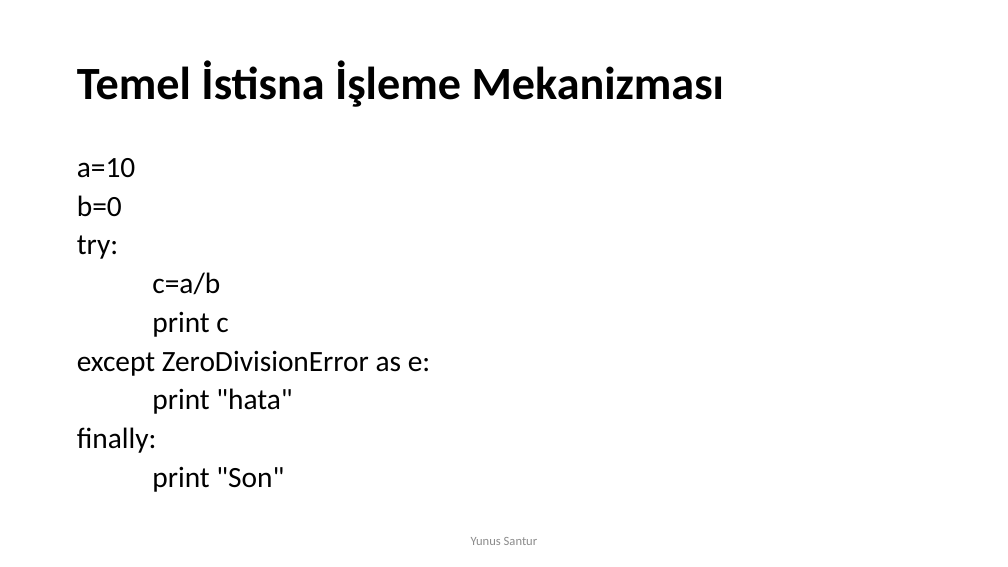
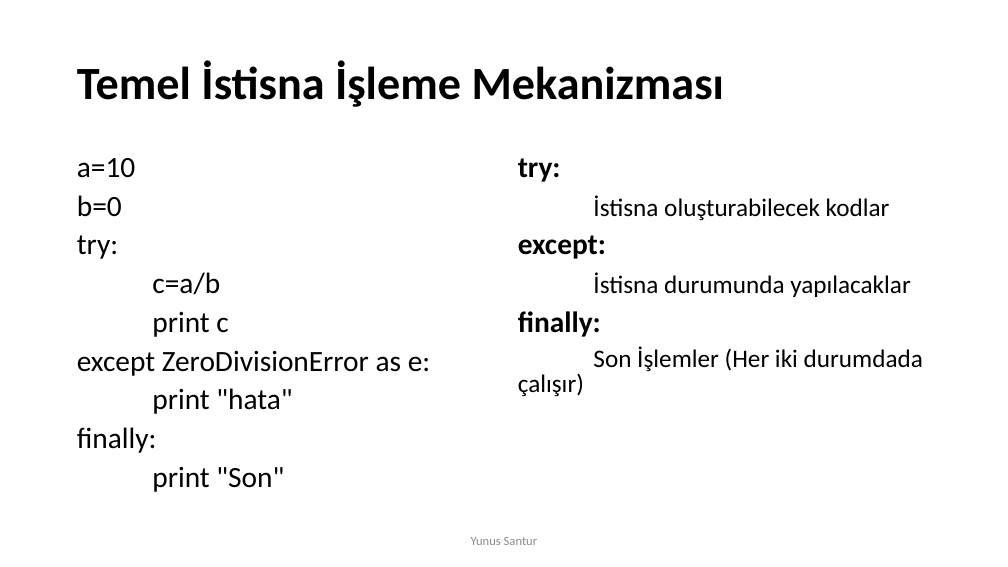
Before and after one commit to caresiz/AlgoritmaProgramlama2, a slide deck: slide 19 of H3/H3.pptx (slide 20 before the commit). Drawn at 1008x567 pixels with LibreOffice and Linux fonts; fonts in the diff are those of the drawing. Boxes give left, top, right and bottom in pixels: in the first picture for what was removed or moved away, otherwise in the second. Text is boxed around its words. In the diff, an @@ line names an element or a change of style, - is before the commit and + after.

```diff
--- a/H3/H3.pptx
+++ b/H3/H3.pptx
@@ text added at (x1=518, y1=158, x2=923, y2=372), 24 pt, text #000000 @@
+try:
+İstisna oluşturabilecek kodlar
+except:
+İstisna durumunda yapılacaklar
+finally:
+Son İşlemler (Her iki durumdada çalışır)
```
Also in this commit, not shown: 3 other slides changed, 1 slide added.
